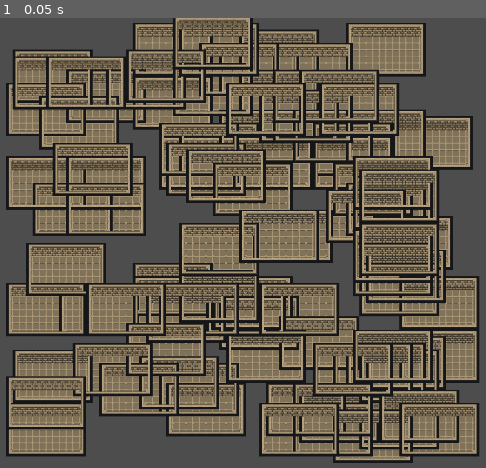
Above: before the commit, frame 1.
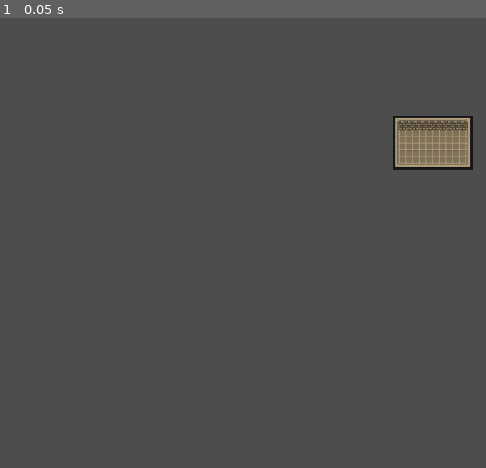
Above: after the commit, the same moment.

Repository: UraniumSlashBroomer/IndianaJohns
Game: Godot game, scene res://scenes/generation_test.tscn
The game is run twice, just before and just after one commit, with the same random seed, the same clock (stepped at 60 frames per second) and the same inputs. This scene is started directly instead of the project's main scene.
Inputs:
- Up to frame 1 (0.05 s): no input

The runs differ from the first frame. In frame 1, 69% of the frame differs, in the area x 1-99%, y 0-99%.
Error after the commit: Out of bounds get index '12' (on base: 'Array') (res://scripts/procedural_generation/generator.gd:58)

Commit message:
td arrays are not supported in gdscript WATAFUK

Diff:
--- a/scenes/generation_test.tscn
+++ b/scenes/generation_test.tscn
@@ -5,6 +5,6 @@
 [node name="GenerationTest" type="Node2D"]
 script = ExtResource("1_brpex")
 grid_size = Vector2i(60, 60)
-roomcnt = 100
+roomcnt = 1
 
 [node name="Camera2D" type="Camera2D" parent="."]
--- a/scenes/room.tscn
+++ b/scenes/rooms/room1.tscn
@@ -1,13 +1,14 @@
 [gd_scene load_steps=3 format=3 uid="uid://bgk466m5pc1mm"]
 
-[ext_resource type="Script" path="res://scripts/procedural_generation/room.gd" id="1_3fst8"]
-[ext_resource type="TileSet" uid="uid://clwjip3ypskuu" path="res://resources/temp_tileset.tres" id="1_wa02d"]
+[ext_resource type="Script" path="res://scripts/procedural_generation/room.gd" id="1_1rcy8"]
+[ext_resource type="TileSet" uid="uid://clwjip3ypskuu" path="res://resources/temp_tileset.tres" id="2_cksi8"]
 
 [node name="Room" type="Node2D"]
-script = ExtResource("1_3fst8")
+script = ExtResource("1_1rcy8")
+size = Vector2i(12, 6)
 
 [node name="TileMap" type="TileMap" parent="."]
-tile_set = ExtResource("1_wa02d")
+tile_set = ExtResource("2_cksi8")
 format = 2
 layer_0/name = "walls"
 layer_0/tile_data = PackedInt32Array(-196612, 393216, 0, -131076, 393216, 1, -196611, 393216, 0, -131075, 393216, 1, -1 …(805 unchanged characters)…
--- a/scripts/procedural_generation/generator.gd
+++ b/scripts/procedural_generation/generator.gd
@@ -3,37 +3,65 @@
 @export var unit_size : int = 16
 @export var grid_size : Vector2i
 @export var roomcnt : int = 5
-var is_room : Array[Array] # stores info about placed rooms
+var is_room : Array # stores info about placed rooms
 var packed_room : PackedScene
 
 
 func _ready() -> void:
-	packed_room = load("res://scenes/room.tscn")
+	packed_room = load("res://scenes/rooms/room1.tscn")
 	generate_rooms()
+	for i in range(grid_size.y):
+		var line : Array[int]
+		for j in range(grid_size.x):
+			line.append(0)
+		is_room.append(line)
+
+
 
 
 func generate_rooms() -> void:
-	var x : int
-	var y : int
-	var rooms_placed : int
+	var rooms_placed : int = 0
+	var random_pos : Vector2i
 	while (rooms_placed != roomcnt):
-		x = randi() % grid_size.x
-		y = randi() % grid_size.y
-		# todo: check for room overlap
-		place_room(Vector2i(x, y))
+		var room_instance : Room = packed_room.instantiate()
+
+		random_pos = Vector2i(
+			randi() % grid_size.x,
+			randi() % grid_size.y
+		)
+		print(room_instance.size)
+		while is_overlap(random_pos, room_instance.size):
+			random_pos = Vector2i(
+				randi() % grid_size.x,
+				randi() % grid_size.y
+			)
+
+
+		add_child(room_instance)
+		register_room(random_pos, room_instance.size)
+		room_instance.position = (random_pos - grid_size / 2) * unit_size
 		rooms_placed += 1
 
 
-func place_room(pos : Vector2i) -> bool:
-	var room_instance : Room = packed_room.instantiate()
-	add_child(room_instance)
-	room_instance.position = (pos - grid_size / 2) * unit_size
-	register_room(pos, room_instance.size)
+func register_room(pos : Vector2i, size : Vector2i) -> void:
+	var left = clampi(pos.x - size.x / 2, 0, grid_size.x)
+	var right = clampi(pos.x + size.x / 2, 0, grid_size.x)
+	var bottom = clampi(pos.y + size.y / 2, 0, grid_size.y)
+	var up = clampi(pos.y - size.y / 2, 0, grid_size.y)
+	print(up)
+	print(bottom)
+	print(left)
+	print(right)
 
-	return true
+	for i in range(up, bottom):
+		for j in range(left, right):
+			is_room[i][j] = 1
+			print(1)
 
 
-func register_room(pos : Vector2i, size : Vector2i) -> void:
+
+
+func is_overlap(pos : Vector2i, size : Vector2i) -> bool:
 	var left = clampi(pos.x - size.x / 2, 0, grid_size.x)
 	var right = clampi(pos.x + size.x / 2, 0, grid_size.x)
 	var bottom = clampi(pos.y - size.y / 2, 0, grid_size.y)
@@ -41,4 +69,6 @@
 
 	for i in range(up, bottom):
 		for j in range(left, right):
-			is_room[i][j] = true
+			if is_room[i][j]: return true
+
+	return false
